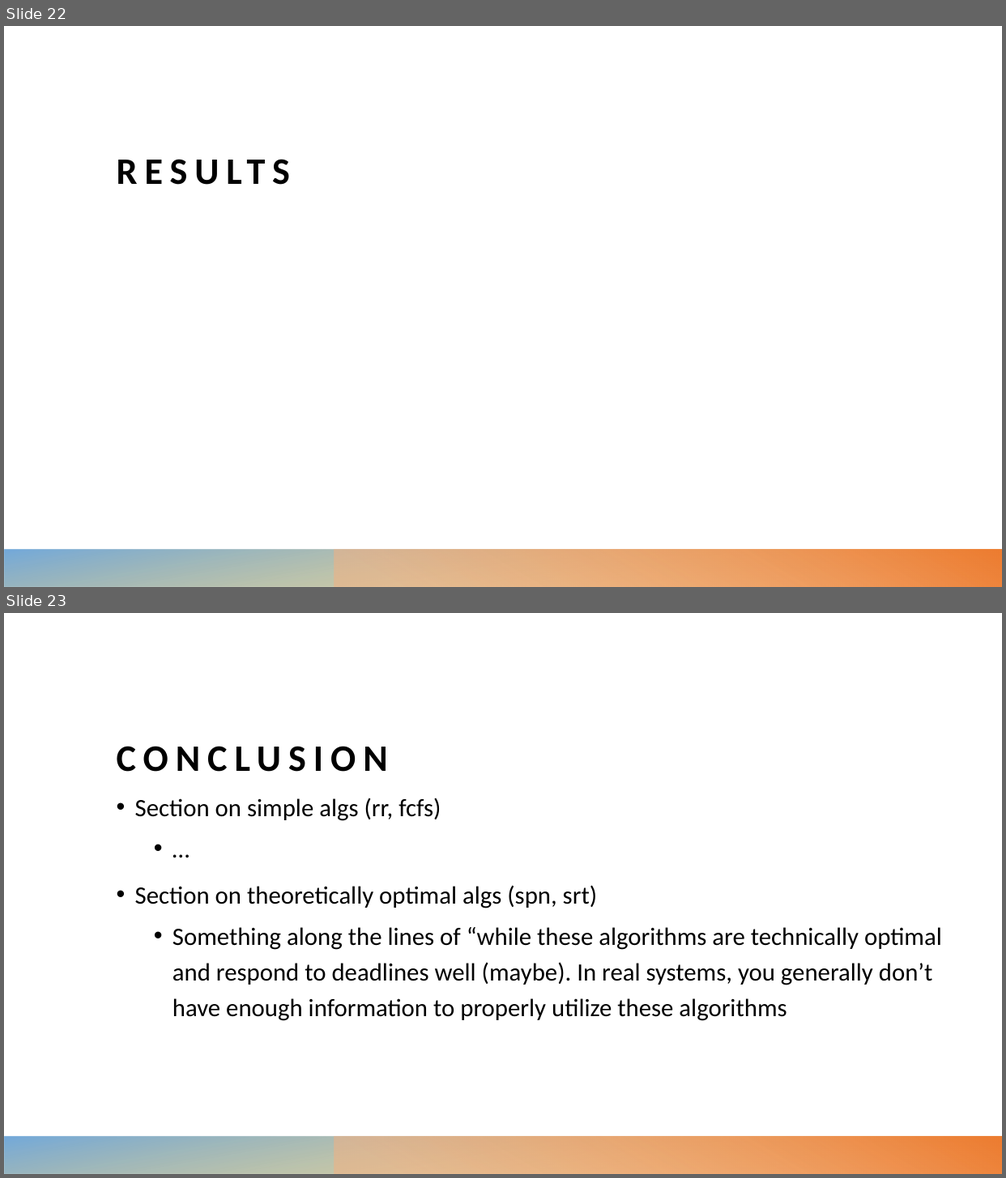
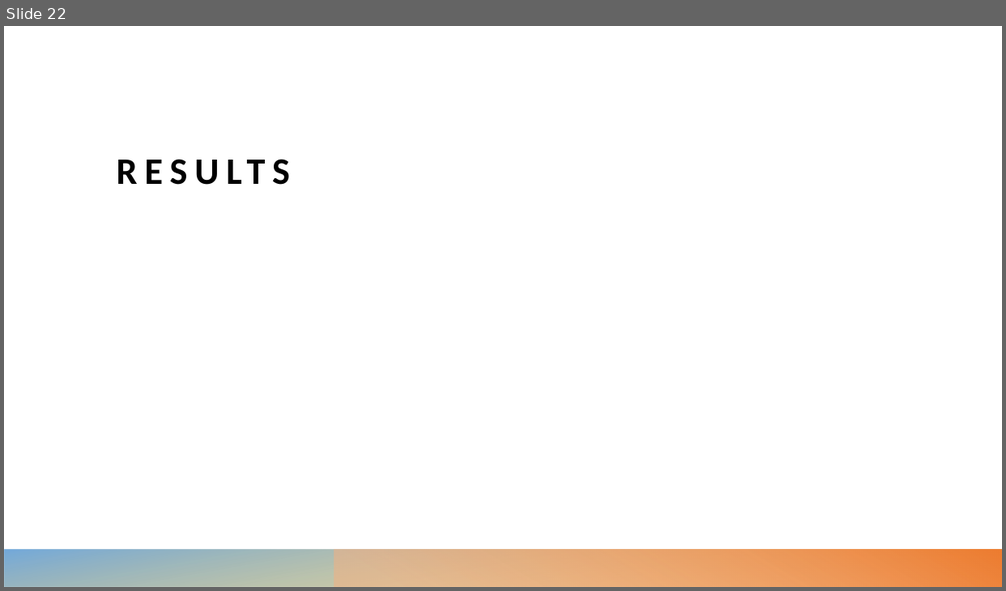
Before and after one commit to nathandekeyrel/os-final-proj, a slide deck: presentation/OS Final Presentation.pptx. Shown one above the other, each under a label of ours: slides 22 and 23 before the commit, slide 22 after it. The pictures are 1006x1178 and 1006x591 pixels, drawn with LibreOffice and Linux fonts; fonts in the diff are those of the drawing. Boxes give left, top, right and bottom in pixels: in the first picture for what was removed or moved away, otherwise in the second. Text is boxed around its words. In the diff, an @@ line names an element or a change of style, - is before the commit and + after.

```diff
--- a/presentation/OS Final Presentation.pptx
+++ b/presentation/OS Final Presentation.pptx
@@ slide 23 removed at <box>4,613,1002,1174</box>, background #FFFFFF; not listed: 2 template elements that a slide beside it also shows @@
@@ title removed at <box>117,746,388,772</box> @@
-CONCLUSION
@@ text removed at <box>135,798,942,1021</box> @@
-• Section on simple algs (rr, fcfs)
-  • …
-• Section on theoretically optimal algs (spn, srt)
-  • Something along the lines of “while these algorithms are technically optimal and respond to deadlines well (maybe). In real systems, you generally don’t have enough information to properly utilize these algorithms
```
Also in this commit, not shown: 7 slides changed, 2 slides added, 2 other slides removed, 11 other files.
